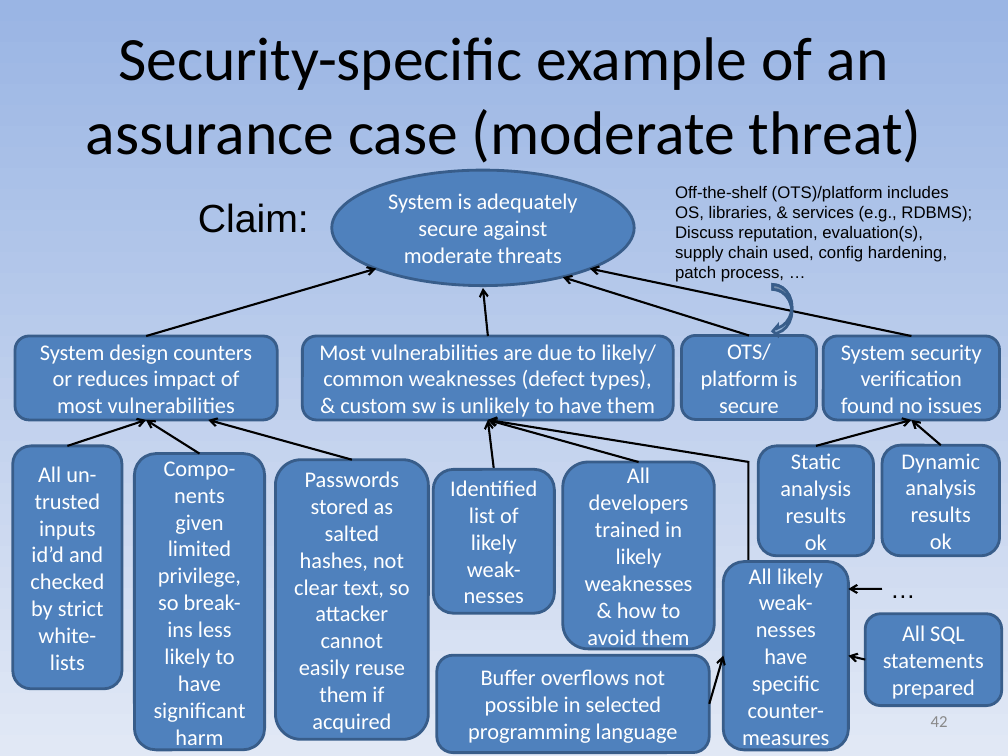
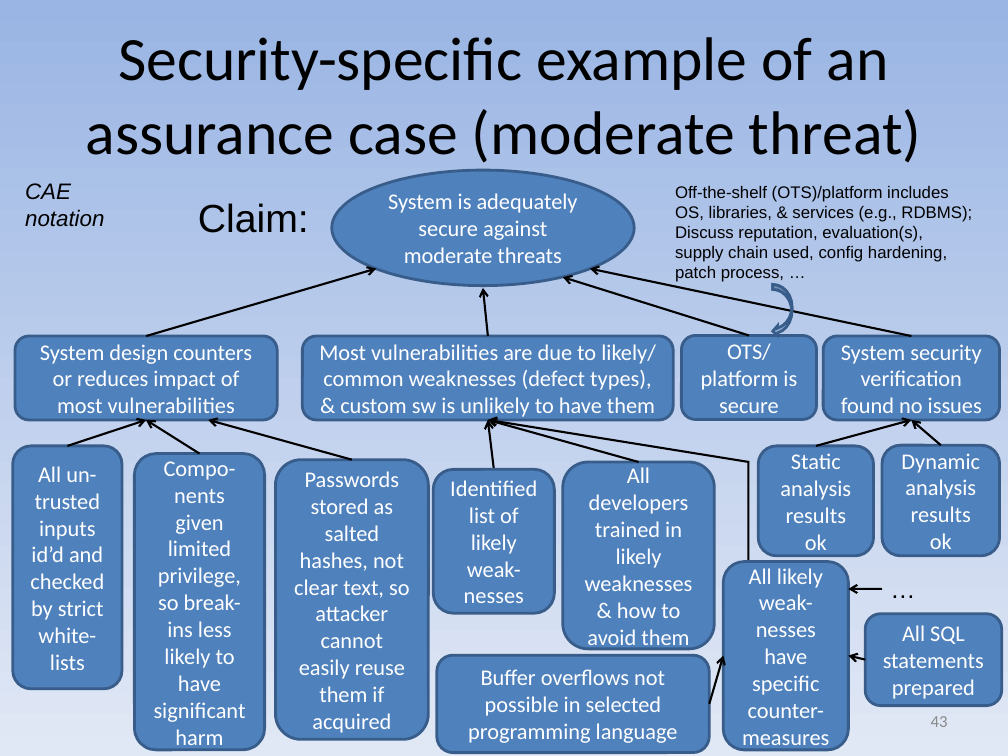
Before and after one commit to david-a-wheeler/david-a-wheeler.github.io, a slide deck: slide 43 of secure-class/presentations/Secure-Software-1-Introduction.ppt (slide 42 before the commit). Drawn at 1008x756 pixels with LibreOffice and Linux fonts; fonts in the diff are those of the drawing. Boxes give left, top, right and bottom in pixels: in the first picture for what was removed or moved away, otherwise in the second. Text is boxed around its words. In the diff, an @@ line names an element or a change of style, - is before the commit and + after.

```diff
--- a/secure-class/presentations/Secure-Software-1-Introduction.ppt
+++ b/secure-class/presentations/Secure-Software-1-Introduction.ppt
@@ text added at (25,183,104,227), 16 pt, text #000000, italic @@
+CAE
+notation
@@ page number at (931,716,948,727): text changed @@
-42
+43
```
Also in this commit, not shown: 3 other slides changed, 1 slide added.
